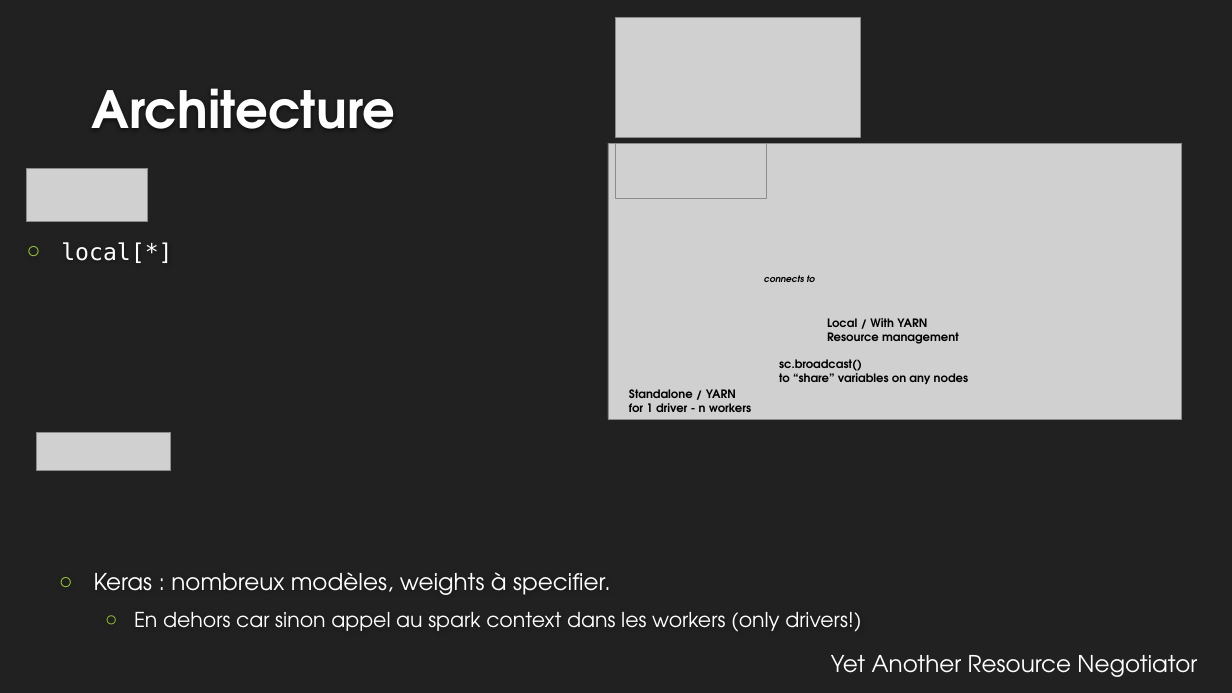
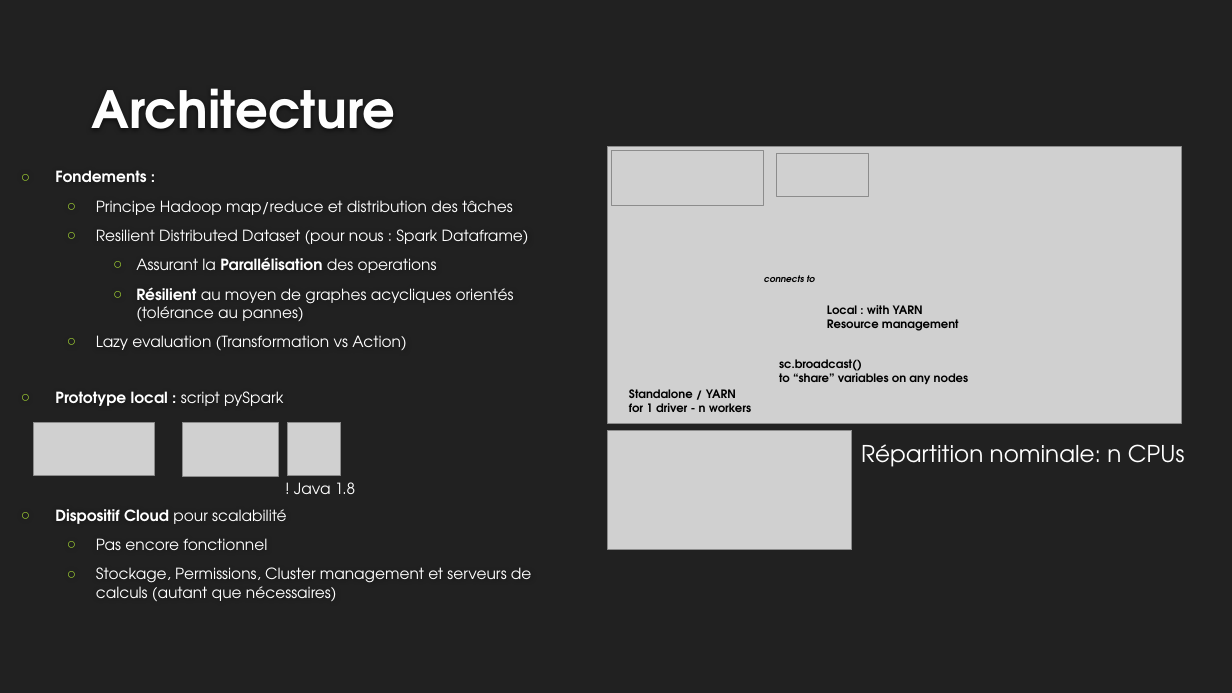
Before and after one commit to EtienneLardeur/P8_FruitsRecognition, a slide deck: slide 5 of P8_Big_Data.pptx (slide 7 before the commit). Drawn at 1232x693 pixels with LibreOffice and Linux fonts; fonts in the diff are those of the drawing; grey boxes stand for pictures; background and template pictures are left out. Boxes give left, top, right and bottom in pixels: in the first picture for what was removed or moved away, otherwise in the second. Text is boxed around its words. In the diff, an @@ line names an element or a change of style, - is before the commit and + after.

Commit message:
Update P8_Big_Data.pptx
il ne manque plus que le cloud !

```diff
--- a/P8_Big_Data.pptx
+++ b/P8_Big_Data.pptx
@@ picture: place and size @@
-picture at (608, 143, 1182, 420)
+picture at (608, 147, 1182, 423)
@@ text added at (55, 170, 529, 350), 12 pt, text #FFFFFF @@
+○ Fondements :
+  ○ Principe Hadoop map/reduce et distribution des tâches
+  ○ Resilient Distributed Dataset (pour nous : Spark Dataframe)
+    ○ Assurant la Parallélisation des operations
+    ○ Résilient au moyen de graphes acycliques orientés (tolérance au pannes)
+  ○ Lazy evaluation (Transformation vs Action)
@@ picture: place and size @@
-picture at (616, 144, 768, 199)
+picture at (612, 151, 763, 205)
@@ picture added at (776, 153, 869, 197) @@
@@ text removed at (61, 242, 172, 263) @@
-○ local[*]
@@ text "Local : with YARN": place and size @@
-text "Local : with YARN" at (827, 318, 959, 344)
+text "Local : with YARN" at (827, 305, 959, 331)
@@ text at (827, 305, 923, 320): text changed @@
-Local / With YARN
+Local : with YARN
@@ text added at (55, 391, 283, 406), 12 pt, text #FFFFFF, bold @@
+○ Prototype local : script pySpark
@@ picture: place and size @@
-picture at (27, 168, 148, 221)
+picture at (33, 422, 154, 475)
@@ picture removed at (37, 433, 171, 470) @@
@@ picture added at (183, 422, 278, 476) @@
@@ picture added at (288, 422, 341, 475) @@
@@ picture: place and size @@
-picture at (616, 18, 860, 137)
+picture at (608, 431, 852, 550)
@@ text added at (861, 444, 1185, 467), 18 pt, text #FFFFFF @@
+Répartition nominale: n CPUs
@@ text added at (55, 509, 532, 601), 12 pt, text #FFFFFF @@
+○ Dispositif Cloud pour scalabilité
+  ○ Pas encore fonctionnel
+  ○ Stockage, Permissions, Cluster management et serveurs de calculs (autant que nécessaires)
@@ text added at (294, 482, 355, 494), 12 pt, text #FFFFFF @@
+! Java 1.8
@@ text removed at (94, 572, 861, 632) @@
-○ Keras : nombreux modèles, weights à specifier.
-  ○ En dehors car sinon appel au spark context dans les workers (only drivers!)
@@ text removed at (831, 655, 1197, 677) @@
-Yet Another Resource Negotiator
```
Also in this commit, not shown: 6 other slides changed, 1 slide added, 3 slides removed.
